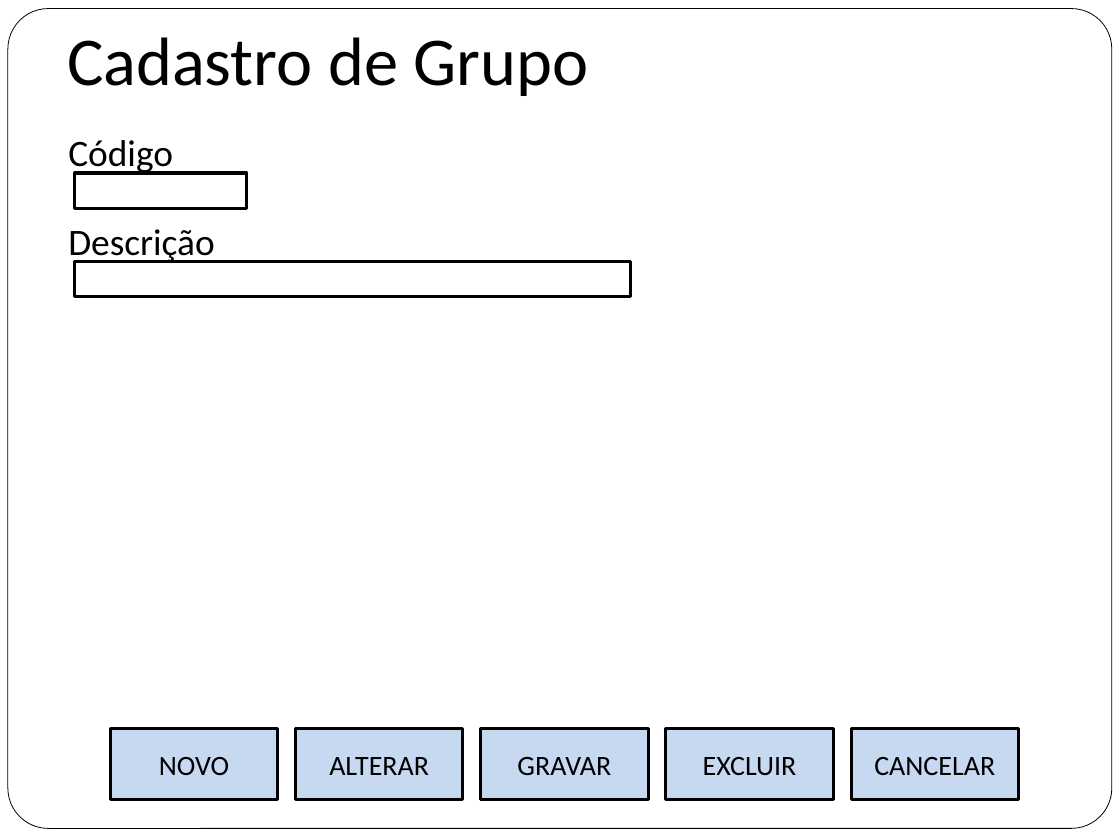
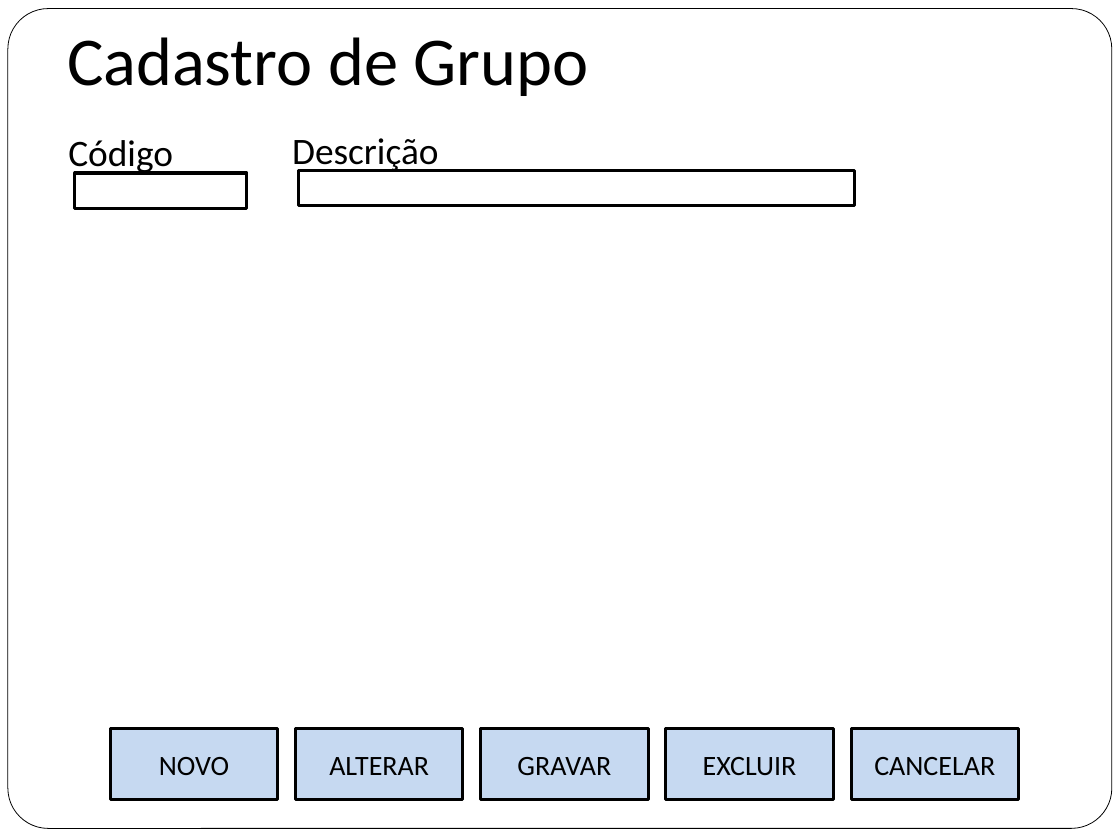
Before and after one commit to flaviochagas/PosGrupo4, a slide deck: slide 6 of Site/site/documentos/prototipos - V_3.0.pptx. Drawn at 1120x840 pixels with LibreOffice and Linux fonts; fonts in the diff are those of the drawing. Boxes give left, top, right and bottom in pixels: in the first picture for what was removed or moved away, otherwise in the second. Text is boxed around its words. In the diff, an @@ line names an element or a change of style, - is before the commit and + after.

```diff
--- a/Site/site/documentos/prototipos - V_3.0.pptx
+++ b/Site/site/documentos/prototipos - V_3.0.pptx
@@ text "Descrição": place and size @@
-text "Descrição" at [68,229,214,265]
+text "Descrição" at [292,138,438,174]
@@ rectangle: place and size @@
-rectangle at [75,261,631,296]
+rectangle at [299,170,855,205]
```
Also in this commit, not shown: 5 other slides changed, 7 other files.
